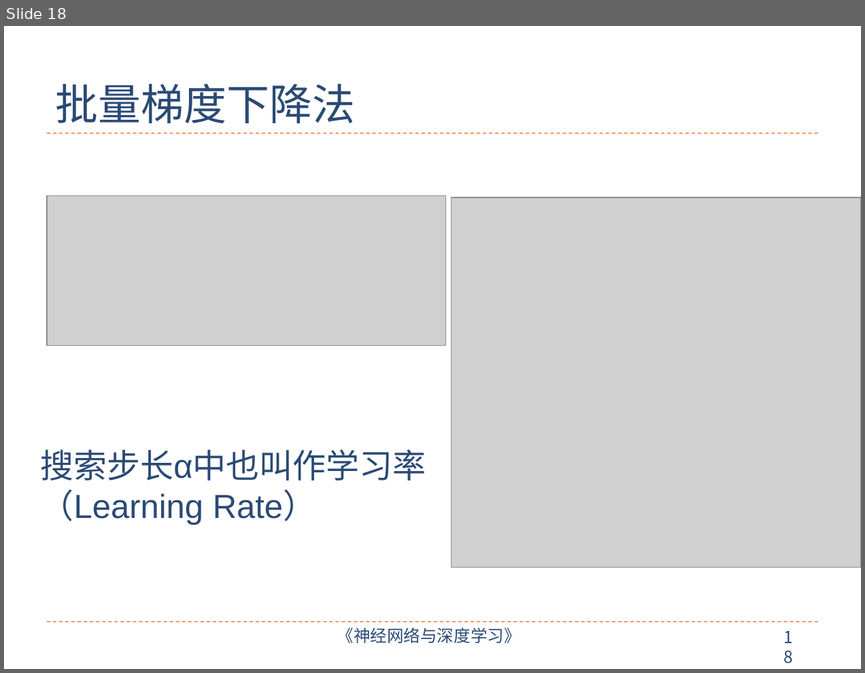
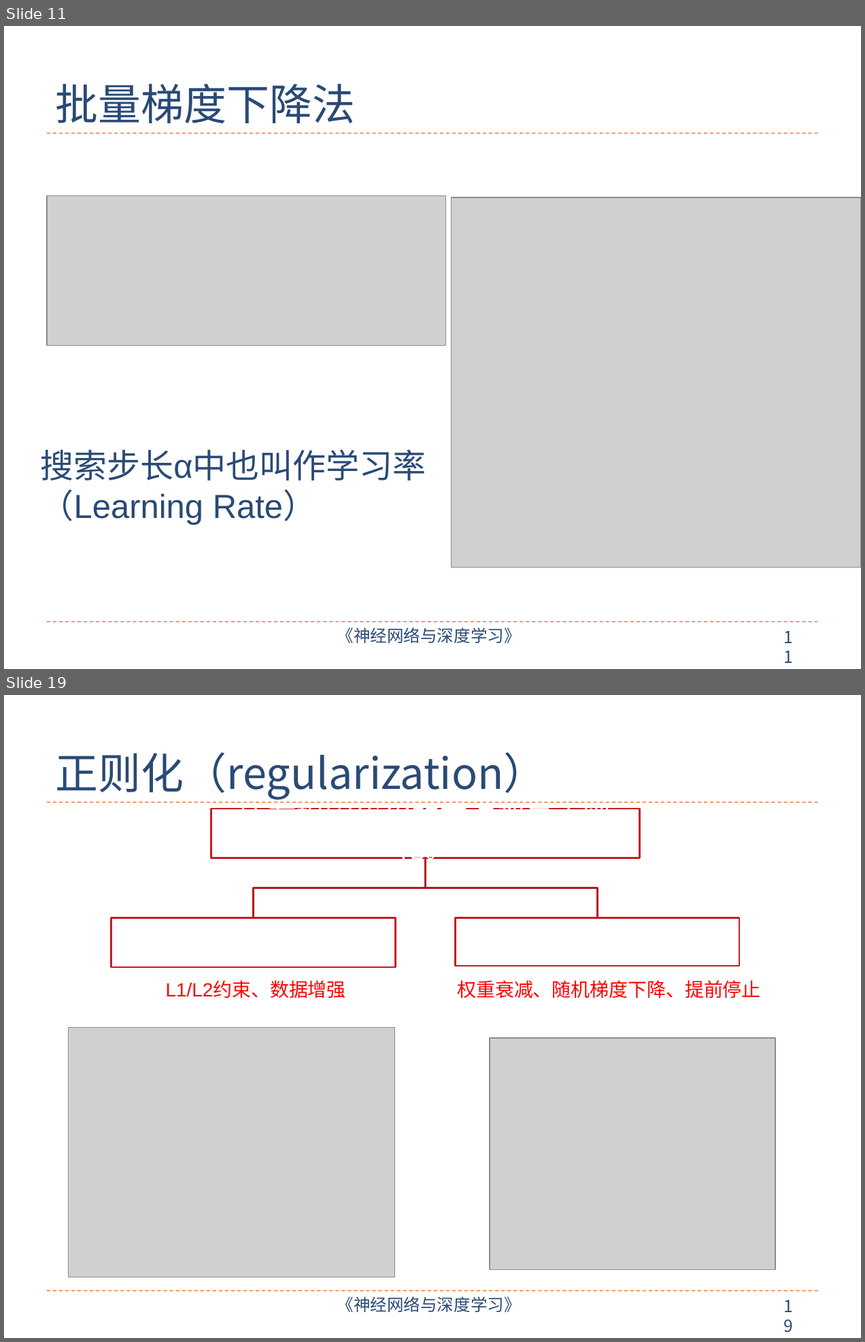
Before and after one commit to nndl/nndl.github.io, a slide deck: ppt/chap-机器学习概述.pptx. Shown one above the other, each under a label of ours: slide 18 before the commit, slides 11 and 19 after it; the slides between them are not shown. The pictures are 865x673 and 865x1342 pixels, drawn with LibreOffice and Linux fonts; fonts in the diff are those of the drawing; grey boxes stand for pictures. Boxes give left, top, right and bottom in pixels: in the first picture for what was removed or moved away, otherwise in the second. Text is boxed around its words. In the diff, an @@ line names an element or a change of style, - is before the commit and + after.

```diff
--- a/ppt/chap-机器学习概述.pptx
+++ b/ppt/chap-机器学习概述.pptx
@@ slide 19 added at <box>4,695,861,1338</box>, background #FFFFFF; not listed: 4 template elements that a slide beside it also shows @@
@@ title added at <box>56,752,547,799</box>, 36 pt, text #2A4A75 @@
+正则化（regularization）
@@ group added at <box>111,798,739,966</box>: 3 rectangles, 2 freeform shapes, 1 text @@
+所有损害优化的方法都是正则化。
@@ text added at <box>457,980,760,998</box>, 16 pt, text #FF0000 @@
+权重衰减、随机梯度下降、提前停止
@@ text added at <box>166,981,346,998</box>, 16 pt, text #FF0000 @@
+L1/L2约束、数据增强
@@ picture added at <box>68,1028,395,1277</box> @@
@@ picture added at <box>490,1038,775,1269</box> @@
@@ what was slide 18 is now slide 11 @@
@@ page number at <box>775,622,810,652</box>: text changed @@
-18
+11
```
Also in this commit, not shown: 11 slides changed, 13 other slides added, 5 slides removed, 5 other files.
